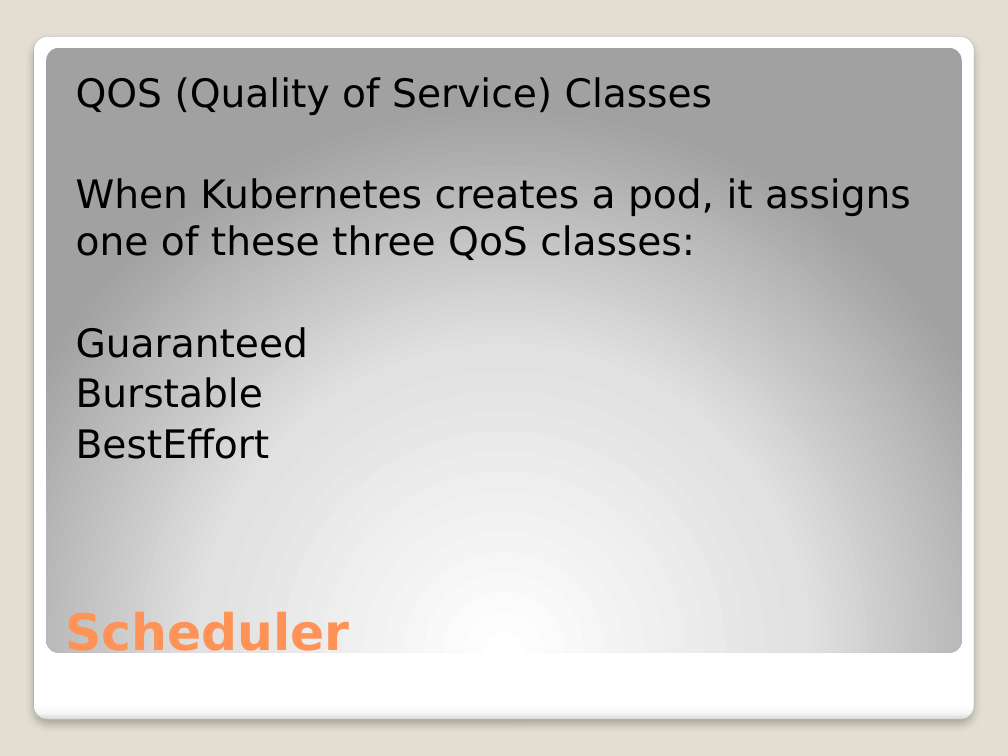
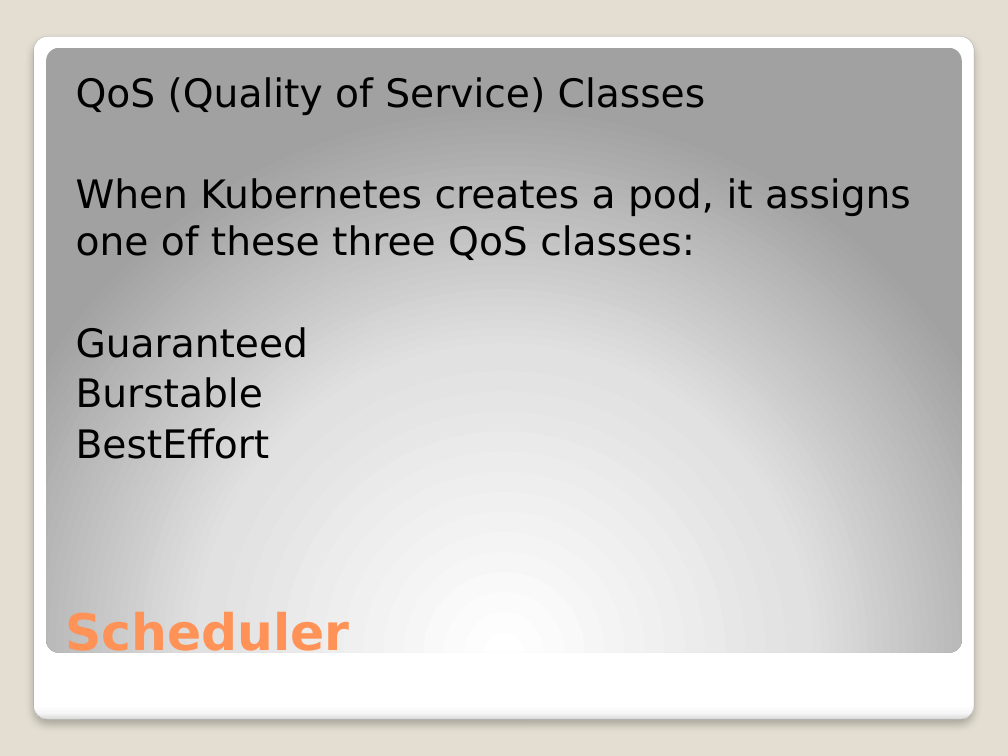
Before and after one commit to djkormo/k8s-AKS-primer, a slide deck: slide 15 of examples/atwar/presentation/Kubernetes at war on Azure.pptx. Drawn at 1008x756 pixels with LibreOffice and Linux fonts; fonts in the diff are those of the drawing. Boxes give left, top, right and bottom in pixels: in the first picture for what was removed or moved away, otherwise in the second. Text is boxed around its words. In the diff, an @@ line names an element or a change of style, - is before the commit and + after.

```diff
--- a/examples/atwar/presentation/Kubernetes at war on Azure.pptx
+++ b/examples/atwar/presentation/Kubernetes at war on Azure.pptx
@@ text at box(76, 77, 705, 115): text changed @@
-QOS (Quality of Service) Classes
+QoS (Quality of Service) Classes
```
Also in this commit, not shown: 4 other slides changed.
